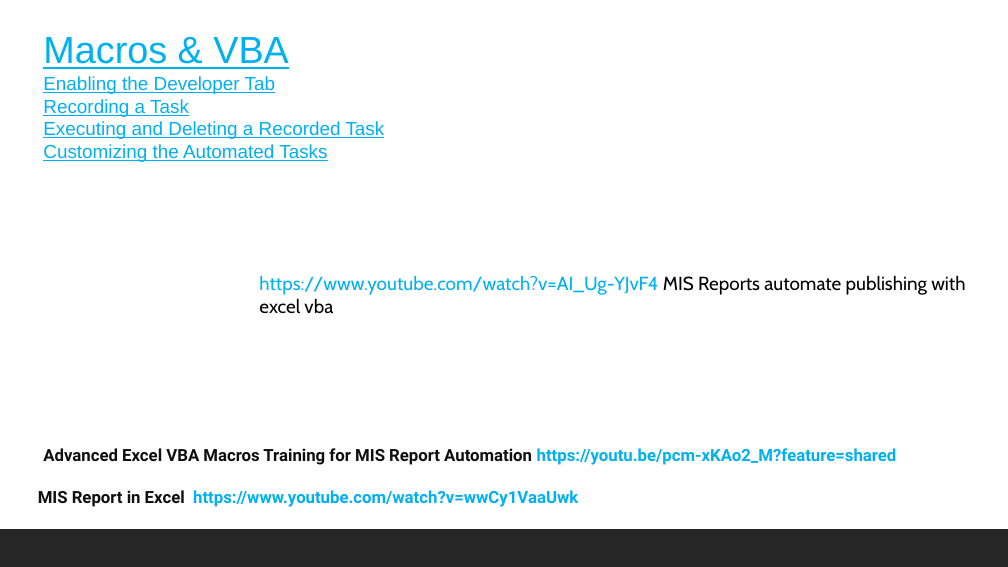
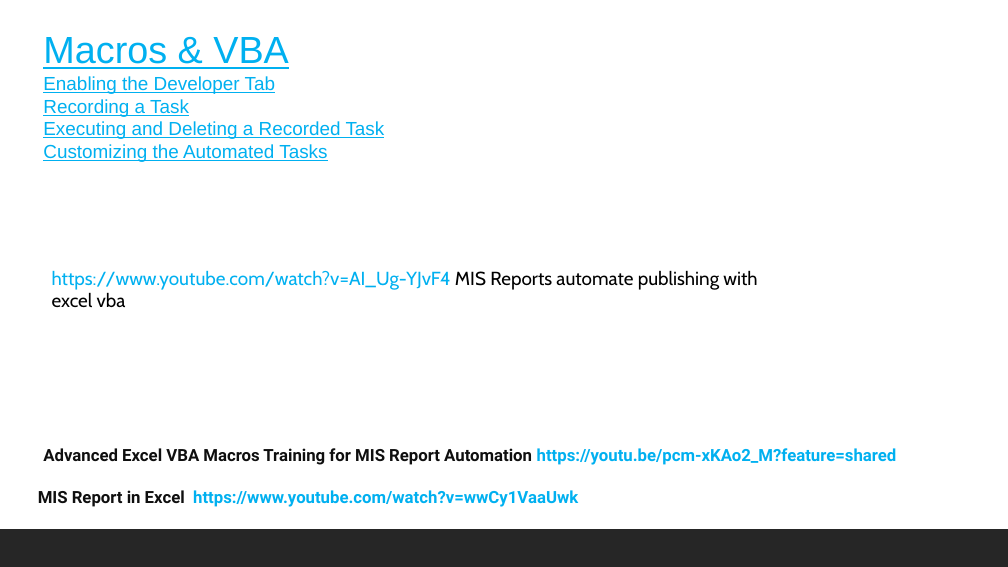
Before and after one commit to shahil04/ds_materials, a slide deck: slide 32 of excel/Excel Beg to Adv.pptx. Drawn at 1008x567 pixels with LibreOffice and Linux fonts; fonts in the diff are those of the drawing. Boxes give left, top, right and bottom in pixels: in the first picture for what was removed or moved away, otherwise in the second. Text is boxed around its words. In the diff, an @@ line names an element or a change of style, - is before the commit and + after.

```diff
--- a/excel/Excel Beg to Adv.pptx
+++ b/excel/Excel Beg to Adv.pptx
@@ text "https://www.youtube.com/watch?v=AI_Ug-YJvF4 MIS Reports auto ...": place and size @@
-text "https://www.youtube.com/watch?v=AI_Ug-YJvF4 MIS Reports auto ..." at (259,275,965,313)
+text "https://www.youtube.com/watch?v=AI_Ug-YJvF4 MIS Reports auto ..." at (52,270,757,307)
```
Also in this commit, not shown: 1 other slide changed, 37 other files.
